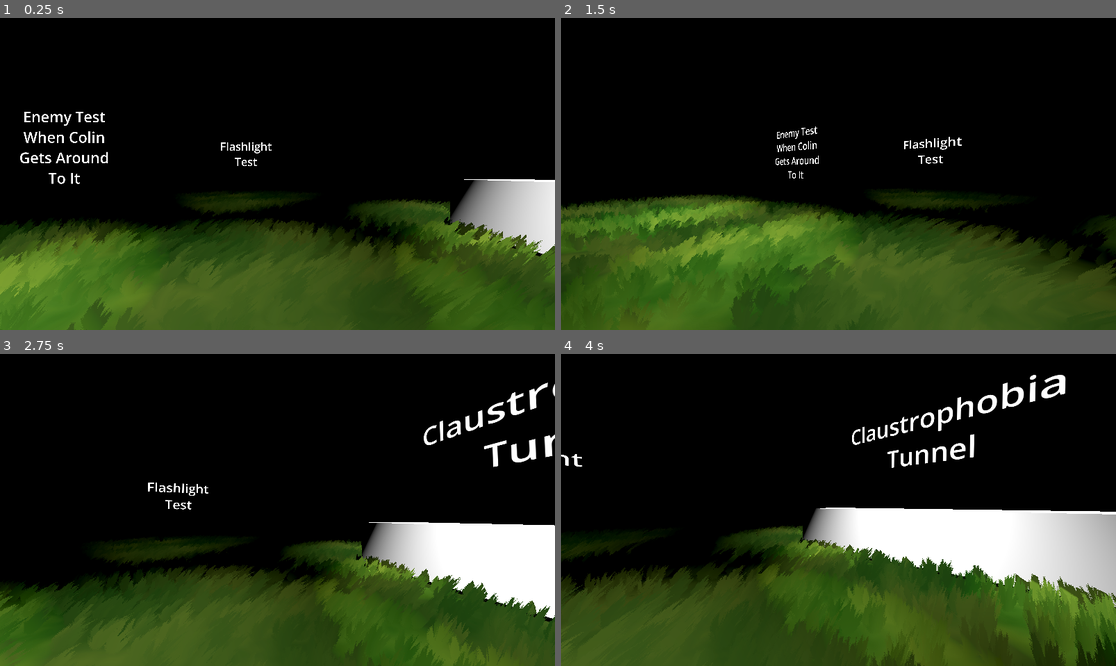
Above: before the commit, frames 1-4 (two rows, left to right).
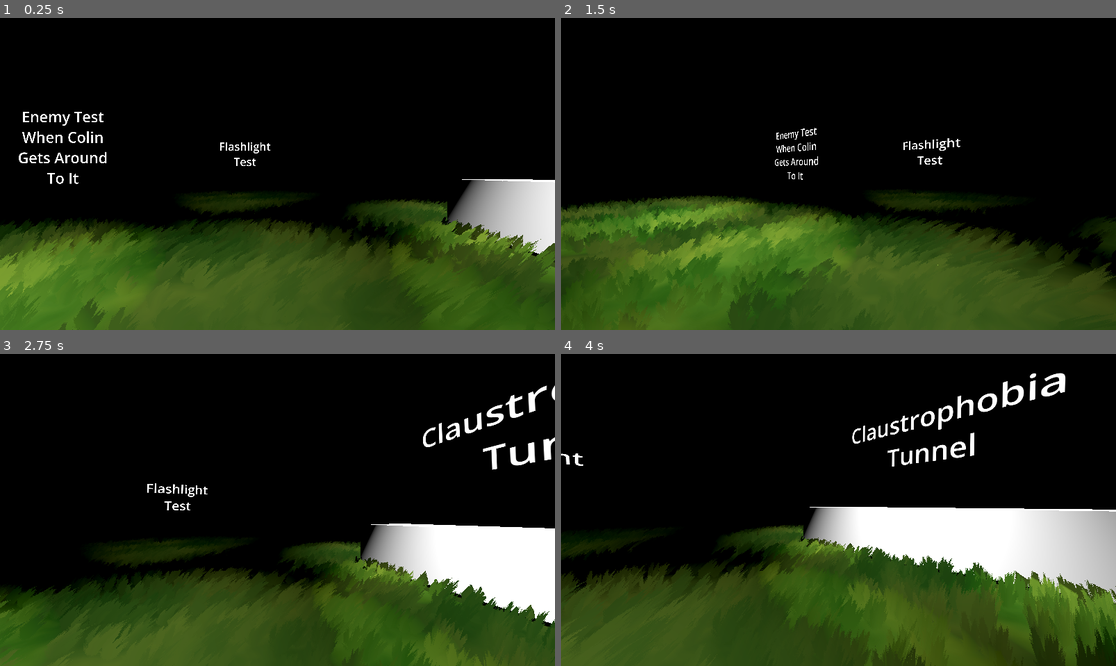
Above: after the commit, the same moments.

Repository: Northwest-Passage-Game-Studios/WhatFearsTheLight
Game: Godot game, scene res://movementTest.tscn
Same seed, same stepped clock (60 frames per second), same inputs: the game is played once before the commit and once after it. The project has no main scene, so this scene is started directly.
Inputs (mouse positions are in pixels of both pictures, inside the frame that each line leads up to):
- Up to frame 1 (0.25 s): no input
- Up to frame 2 (1.5 s): move the mouse to (866, 174) at 0.52 s; tap D (D) at 0.6 s; tap Space (jump) at 0.77, 1.07 s; tap S (S) at 0.8, 1.35 s; move the mouse to (810, 174) at 1.27 s
- Up to frame 3 (2.75 s): tap Space (jump) at 1.52, 1.82, 2.3 s; tap W (W) at 1.55, 2.1 s; move the mouse to (288, 503) at 2.02 s
- Up to frame 4 (4 s): move the mouse to (832, 516) at 2.77 s; tap Space (jump) at 2.85, 3.02, 3.32, 3.77 s; tap D (D) at 3.05 s; move the mouse to (877, 513) at 3.52 s; tap A (A) at 3.6 s; tap S (S) at 3.8 s

The runs differ from the first frame. In frame 1, 3.3% of the frame differs, in the area x 0-100%, y 30-100%; in frame 2, 3.0%; in frame 3, 3.8%, in the area x 0-100%, y 9-100%; in frame 4, 3.7%.

Commit message:
Expose movement settings and add head-bob
Make PlayerContoler a named class (player_body) and expose movement/jump/camera settings with editor categories (baseSpeed, crouchSpeed, sprintSpeed, jumpStrength, gravity, mous_sen, head_bob_freq, head_bob_amp) so values can be tuned in the editor. Add camera and raycast onready refs, introduce head_bobtime and a _head_bob() helper, and apply view bobbing to the neck in _physics_process when not crouching. Rearranged and cleaned up several vars. Also set a transform for LeftIKMarker in player_view_model.tscn to adjust the IK marker position.

Diff:
--- a/playerAssets/PlayerContoler.gd
+++ b/playerAssets/PlayerContoler.gd
@@ -1,22 +1,30 @@
-extends CharacterBody3D
+class_name player_body extends CharacterBody3D
 @onready var standing_collision_box: CollisionShape3D = $standingCollisionBox
 @onready var crouching_collision_box: CollisionShape3D = $crouchingCollisionBox
-
+@onready var camera_3d: Camera3D = $Neck/Camera3D
+@onready var crouch_ray_cast: RayCast3D = $crouchRayCast
 @onready var neck: Node3D = $Neck
 
-var baseSpeed:=2.5
-var crouchSpeed:=0.75
-var sprintSpeed:=5.5
-var sprinting:=false
-var jumpStrength:=7.0
 
-var mous_sen =0.2
+@export_category("Walk Settings")
+@export var baseSpeed:=2.5
+@export var crouchSpeed:=0.75
+@export var sprintSpeed:=5.5
+@export_category("Jumping & Gravity")
+@export var jumpStrength:=7.0
 @export var gravity:=0.4
-@onready var crouch_ray_cast: RayCast3D = $crouchRayCast
+@export_category("Camera Settings")
+@export var mous_sen =0.2
+@export var head_bob_freq=4
+@export var head_bob_amp=0.05
 
+
+
+#Hidden Settings
+var head_bobtime=0
 var crouching:=false
 var crouchTweening:=0
-
+var sprinting:=false
 var speed = 5.0
 const JUMP_VELOCITY = 4.5
 
@@ -24,7 +32,17 @@
 	Input.mouse_mode=Input.MOUSE_MODE_CAPTURED
 
 
+func _head_bob(head_bobtime):
+	var head_bob_pos = Vector3.ZERO
+	head_bob_pos.y=sin(head_bobtime*head_bob_freq)*head_bob_amp
+	head_bob_pos.x=cos(head_bobtime*head_bob_freq/2)*head_bob_amp
+	return head_bob_pos
 func _physics_process(delta: float) -> void:
+
+	#View Bobbing
+	if not crouching:
+		head_bobtime += delta*velocity.length()*float(is_on_floor())
+		neck.transform.origin=_head_bob(head_bobtime)
 	#Jump code, not sure if I want to keep it or not. :/
 	if Input.is_action_just_pressed("jump") && is_on_floor() && crouchTweening==0:
 		velocity.y+=jumpStrength
--- a/playerAssets/player_view_model.tscn
+++ b/playerAssets/player_view_model.tscn
@@ -1634,6 +1634,7 @@
 target_position = Vector3(0, 0.73, 0)
 
 [node name="LeftIKMarker" type="Marker3D" parent="." unique_id=576461026]
+transform = Transform3D(1, 0, 0, 0, 1, 0, 0, 0, 1, -0.17109871, 0, -0.66941816)
 
 [node name="RightIKMaker" type="Marker3D" parent="." unique_id=1397181165]
 transform = Transform3D(-0.930232, -0.36697206, 0, 0.36697206, -0.930232, 0, 0, 0, 1, 0, 0, 0)
